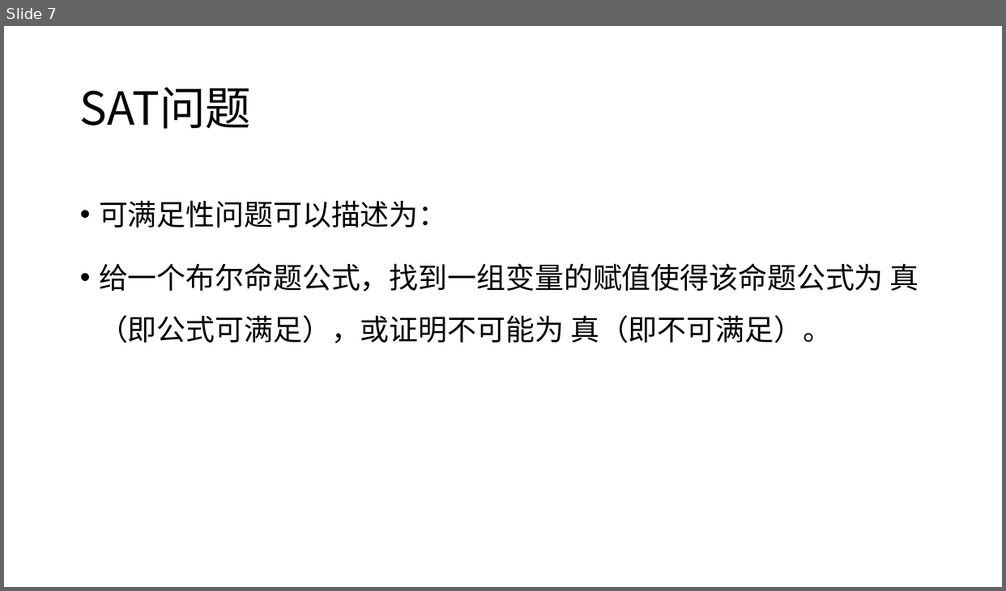
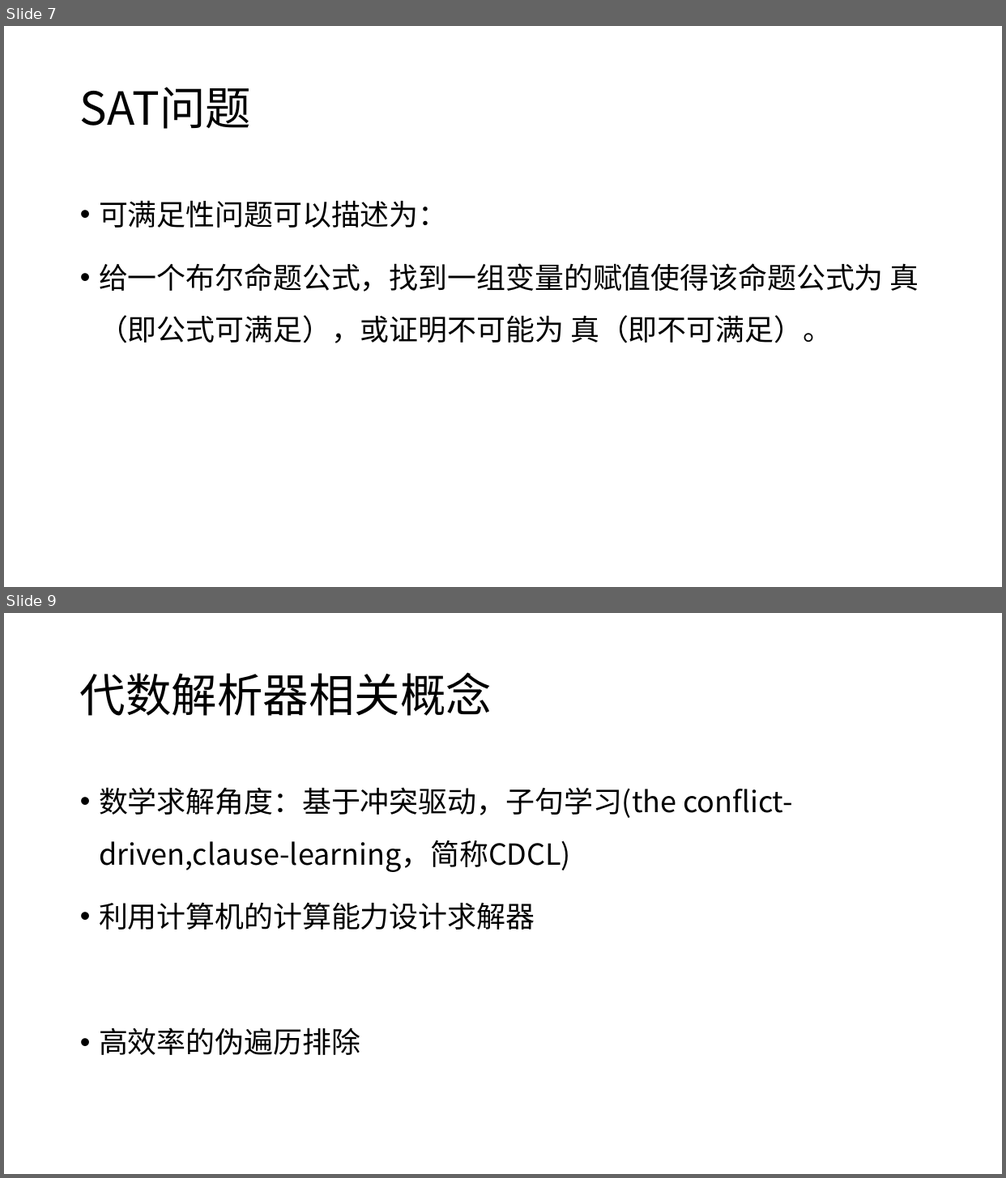
Before and after one commit to yberlin/hello-world, a slide deck: 数电/代数解析器与其密码学领域的应用.pptx. Shown one above the other, each under a label of ours: slide 7 before the commit, slides 7 and 9 after it; the slides between them are not shown. The pictures are 1006x591 and 1006x1178 pixels, drawn with LibreOffice and Linux fonts; fonts in the diff are those of the drawing. Boxes give left, top, right and bottom in pixels: in the first picture for what was removed or moved away, otherwise in the second. Text is boxed around its words. In the diff, an @@ line names an element or a change of style, - is before the commit and + after.

```diff
--- a/数电/代数解析器与其密码学领域的应用.pptx
+++ b/数电/代数解析器与其密码学领域的应用.pptx
@@ slide 9 added at bbox=[4, 613, 1002, 1174], background #FFFFFF @@
@@ title added at bbox=[80, 672, 492, 716], 44 pt, text #000000 @@
+代数解析器相关概念
@@ text added at bbox=[99, 787, 793, 1055], 28 pt, text #000000 @@
+• 数学求解角度：基于冲突驱动，子句学习(the conflict-driven,clause-learning，简称CDCL)
+• 利用计算机的计算能力设计求解器
+• 高效率的伪遍历排除
```
Also in this commit, not shown: 2 slides changed, 2 other slides added, 1 slide removed.
